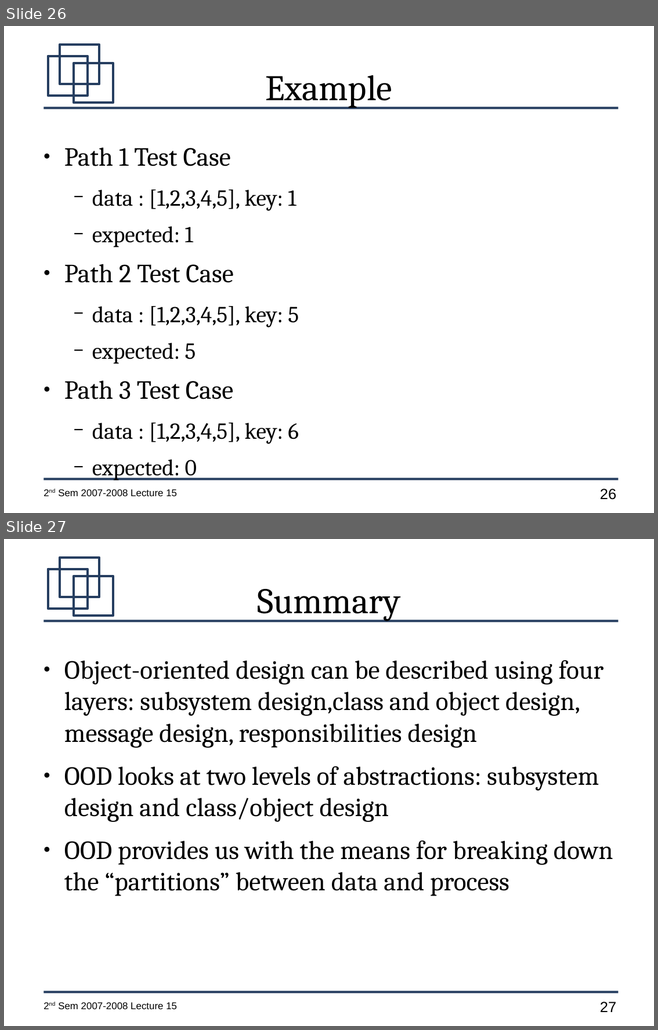
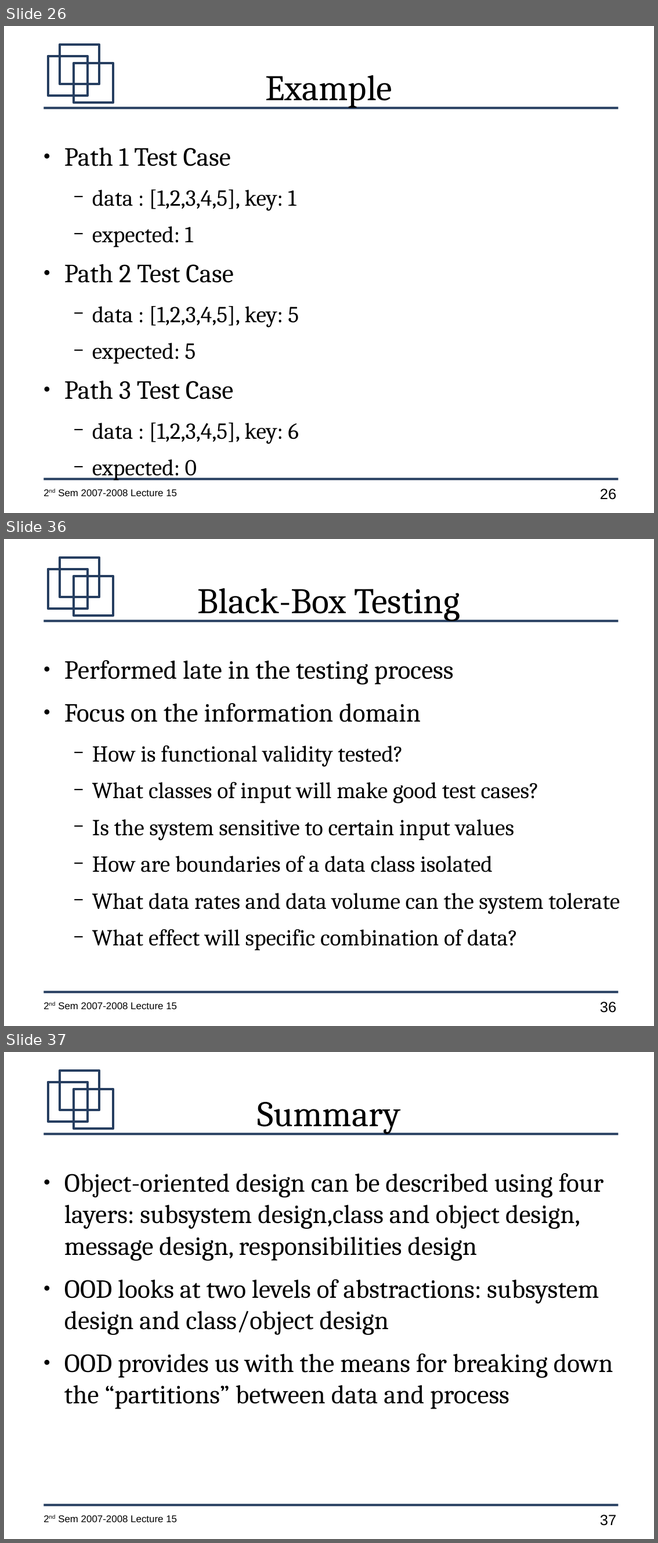
Before and after one commit to jachermocilla/jach-homepage, a slide deck: CMSC128-2nd-Sem-2007-L15.odp. Shown one above the other, each under a label of ours: slides 26 and 27 before the commit, slides 26, 36 and 37 after it; the slides between them are not shown. The pictures are 658x1030 and 658x1543 pixels, drawn with LibreOffice and Linux fonts; fonts in the diff are those of the drawing. Boxes give left, top, right and bottom in pixels: in the first picture for what was removed or moved away, otherwise in the second. Text is boxed around its words. In the diff, an @@ line names an element or a change of style, - is before the commit and + after.

```diff
--- a/CMSC128-2nd-Sem-2007-L15.odp
+++ b/CMSC128-2nd-Sem-2007-L15.odp
@@ slide 36 added at (4, 539, 654, 1026), background #FFFFFF; not listed: 7 template elements that a slide beside it also shows @@
@@ title added at (198, 588, 460, 621), 44 pt, text #000000 @@
+Black-Box Testing
@@ text added at (64, 660, 619, 951), 28 pt, text #000000 @@
+● Performed late in the testing process
+● Focus on the information domain
+  − How is functional validity tested?
+  − What classes of input will make good test cases?
+  − Is the system sensitive to certain input values
+  − How are boundaries of a data class isolated
+  − What data rates and data volume can the system tolerate
+  − What effect will specific combination of data?
@@ what was slide 27 is now slide 37 @@
@@ page number at (600, 1515, 616, 1526): text changed @@
-27
+37
```
Also in this commit, not shown: 9 other slides added.
